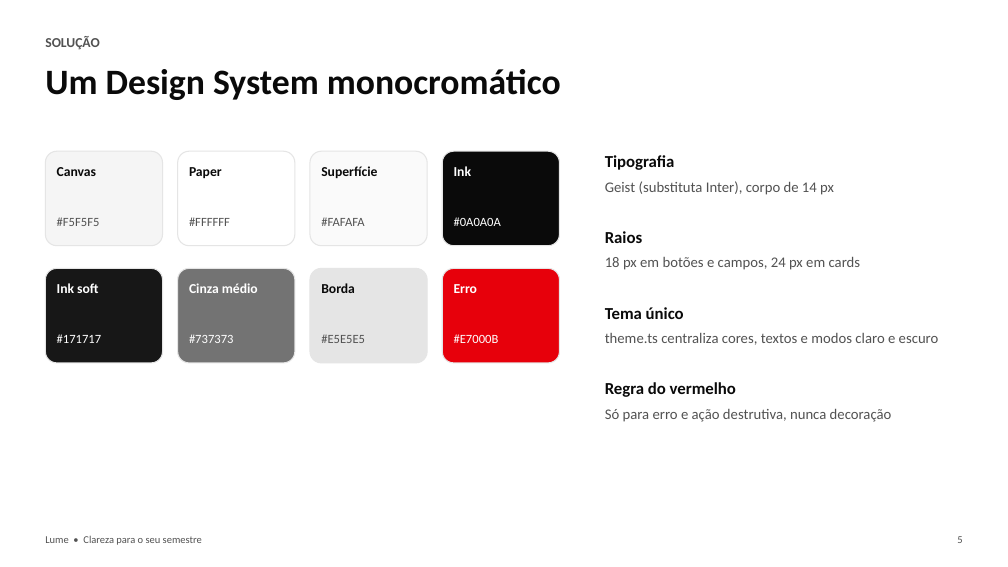
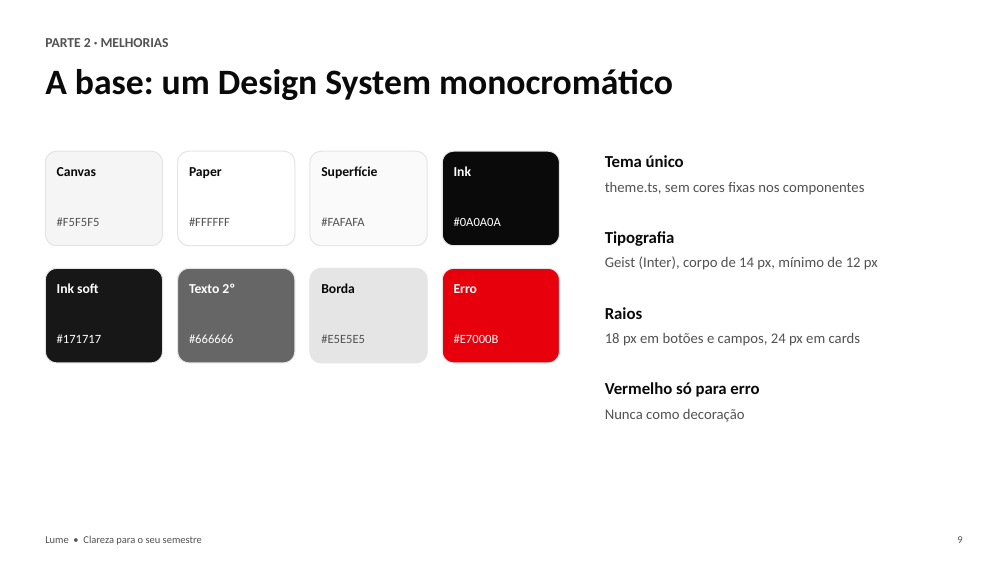
Before and after one commit to Tavimmm21/educonnect, a slide deck: slide 9 of entrega/Lume-Apresentacao-do-projeto.pptx (slide 5 before the commit). Drawn at 1008x567 pixels with LibreOffice and Linux fonts; fonts in the diff are those of the drawing. Boxes give left, top, right and bottom in pixels: in the first picture for what was removed or moved away, otherwise in the second. Text is boxed around its words. In the diff, an @@ line names an element or a change of style, - is before the commit and + after.

```diff
--- a/entrega/Lume-Apresentacao-do-projeto.pptx
+++ b/entrega/Lume-Apresentacao-do-projeto.pptx
@@ text at (45,38,169,47): text changed @@
-SOLUÇÃO
+PARTE 2 · MELHORIAS
@@ text at (45,69,673,100): text changed @@
-Um Design System monocromático
+A base: um Design System monocromático
@@ text "Tema único": place and size @@
-text "Tema único" at (605,307,684,319)
+text "Tema único" at (605,155,684,167)
@@ text at (605,182,865,195): text changed @@
-Geist (substituta Inter), corpo de 14 px
+theme.ts, sem cores fixas nos componentes
@@ rounded rectangle at (178,268,295,363): fill #737373 to #666666 @@
@@ text added at (605,256,878,270), 14 pt, text #525252 @@
+Geist (Inter), corpo de 14 px, mínimo de 12 px
@@ text at (189,283,235,293): text changed @@
-Cinza médio
+Texto 2º
@@ 3 texts: place and size @@
-3 texts at (605,155,861,270)
+3 texts at (605,231,861,346)
@@ text at (189,334,234,343): text changed @@
-#737373
+#666666
@@ text removed at (605,333,939,345) @@
-theme.ts centraliza cores, textos e modos claro e escuro
@@ text at (605,382,759,397): text changed @@
-Regra do vermelho
+Vermelho só para erro
@@ text at (605,409,745,422): text changed @@
-Só para erro e ação destrutiva, nunca decoração
+Nunca como decoração
```
Also in this commit, not shown: 8 other slides changed, 13 slides added, 6 slides removed, 8 other files.
